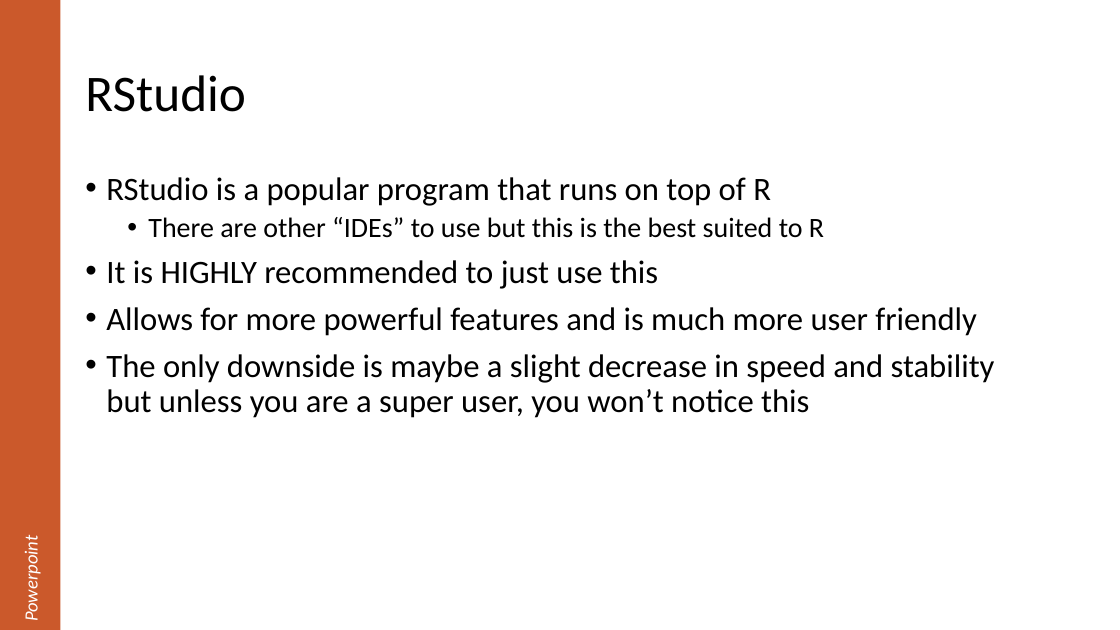
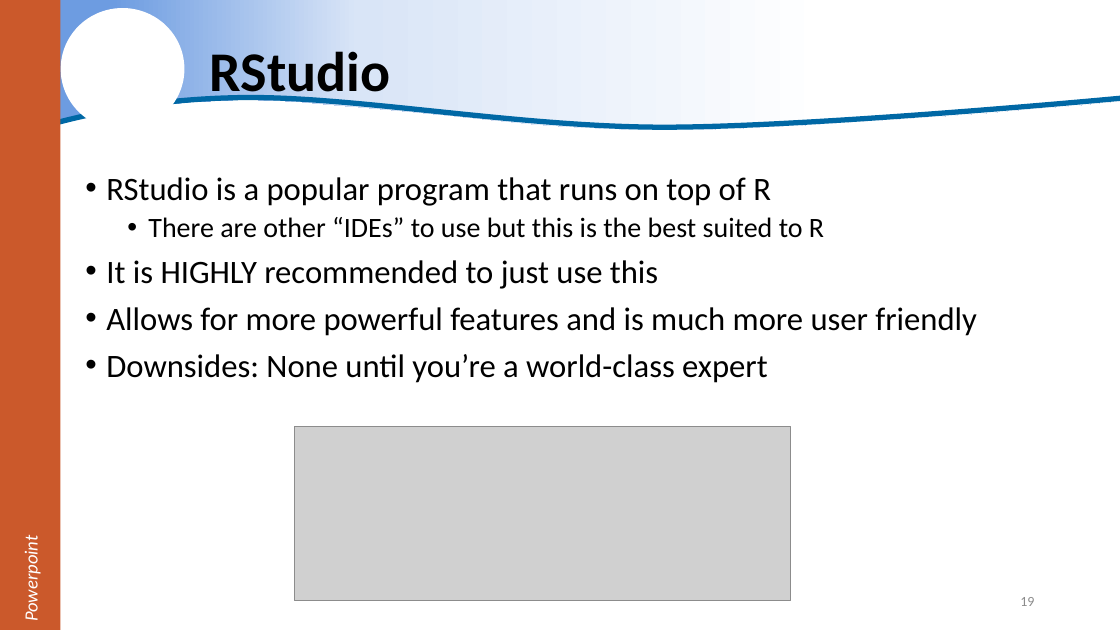
Before and after one commit to justinpriest/R_Intro_ADFG, a slide deck: slide 19 of The Basics of R.pptx (slide 18 before the commit). Drawn at 1120x630 pixels with LibreOffice and Linux fonts; fonts in the diff are those of the drawing; grey boxes stand for pictures; background and template pictures are left out. Boxes give left, top, right and bottom in pixels: in the first picture for what was removed or moved away, otherwise in the second. Text is boxed around its words. In the diff, an @@ line names an element or a change of style, - is before the commit and + after.

```diff
--- a/The Basics of R.pptx
+++ b/The Basics of R.pptx
@@ freeform shape added at box(0, 0, 1120, 139), fill gradient #6D9CE1 to #D9E5F7 to #FFFFFF @@
@@ ellipse added at box(60, 8, 184, 130), fill #FFFFFF @@
@@ title "RStudio": place and size @@
-title "RStudio" at box(85, 75, 246, 112)
+title "RStudio" at box(210, 44, 391, 104)
@@ title "RStudio" at box(210, 44, 391, 104): size 44 to 48 pt, bold on @@
@@ freeform shape added at box(0, 97, 1120, 138), outline #DAE3F3 4.5 pt @@
@@ text at box(106, 354, 768, 383): text changed @@
-• The only downside is maybe a slight decrease in speed and stability but unless you are a super user, you won’t notice this
+• Downsides: None until you’re a world-class expert
@@ picture added at box(294, 426, 791, 601) @@
@@ page number added at box(1020, 597, 1034, 606), 12 pt, text #8C8C8C @@
+19
```
Also in this commit, not shown: 66 other slides changed, 16 slides added, 1 slide removed, 6 other files.
